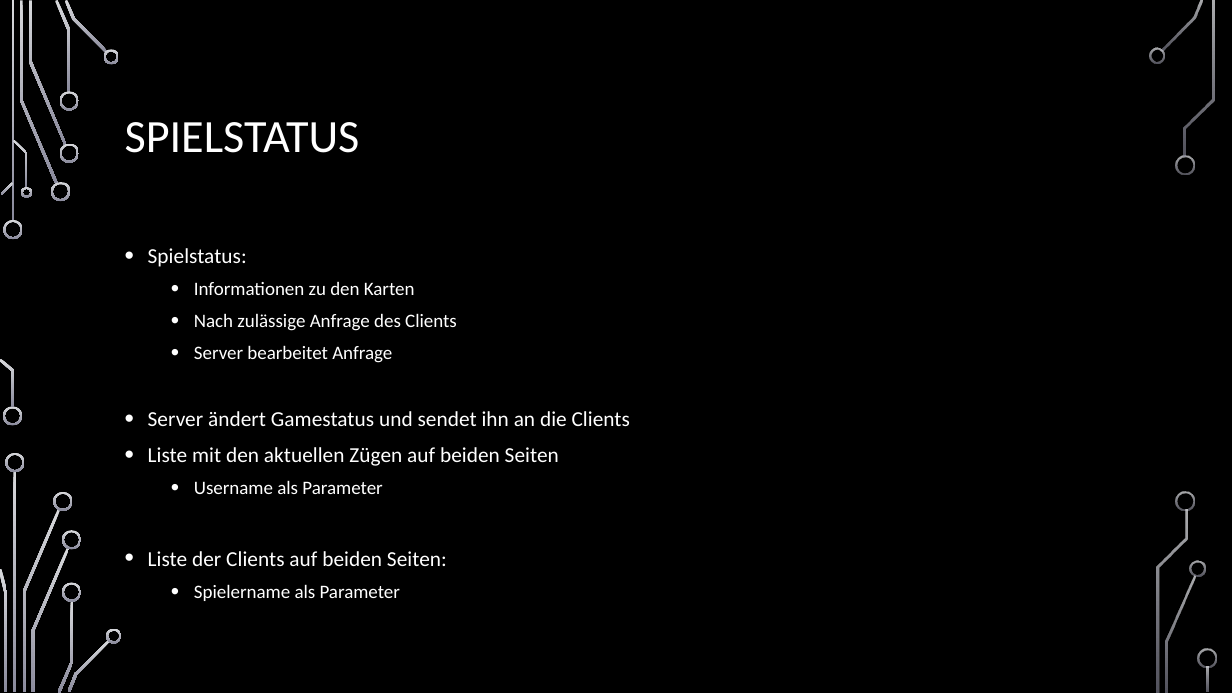
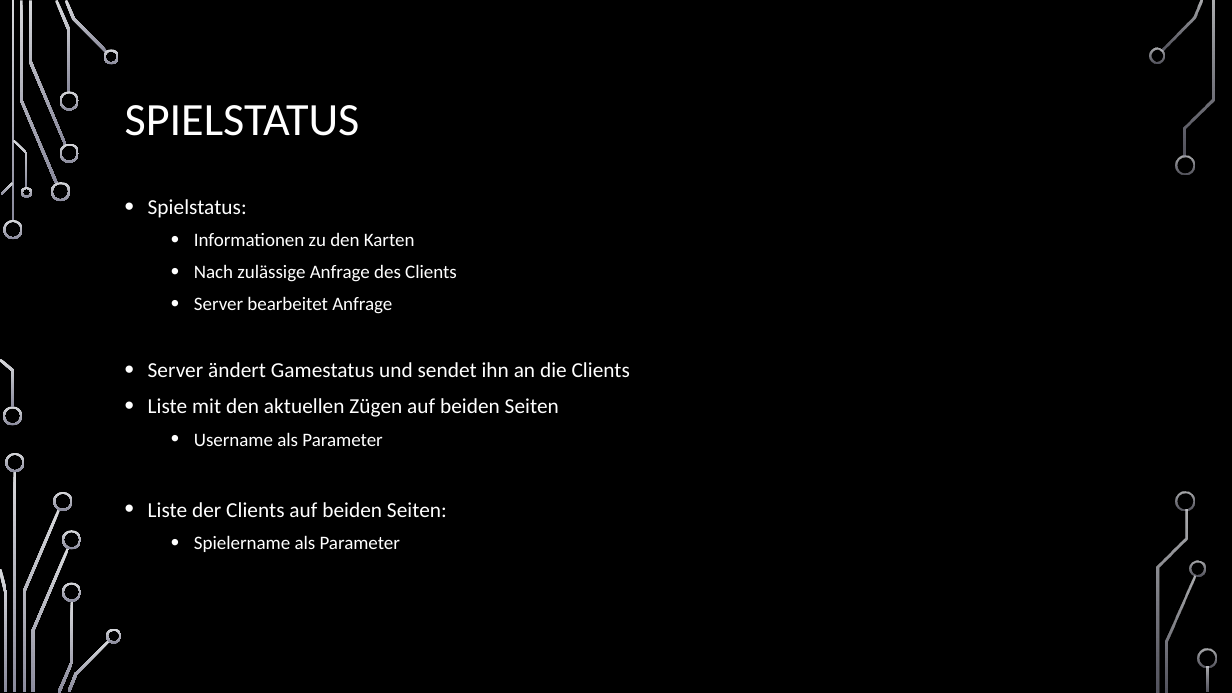
Before and after one commit to jnussbaum/TheBachelorsChaseGame, a slide deck: slide 3 of documents/Meilensteine/Meilenstein III/Meilenstein_3_Präsentation .pptx. Drawn at 1232x693 pixels with LibreOffice and Linux fonts; fonts in the diff are those of the drawing; background and template pictures are left out. Boxes give left, top, right and bottom in pixels: in the first picture for what was removed or moved away, otherwise in the second. Text is boxed around its words. In the diff, an @@ line names an element or a change of style, - is before the commit and + after.

```diff
--- a/documents/Meilensteine/Meilenstein III/Meilenstein_3_Präsentation .pptx
+++ b/documents/Meilensteine/Meilenstein III/Meilenstein_3_Präsentation .pptx
@@ title "SPIELSTATUS": place and size @@
-title "SPIELSTATUS" at [125,122,360,153]
+title "SPIELSTATUS" at [125,105,360,136]
@@ text "Spielstatus:": place and size @@
-text "Spielstatus:" at [148,248,630,601]
+text "Spielstatus:" at [148,199,630,552]
```
Also in this commit, not shown: 3 other slides changed, 2 other files.
